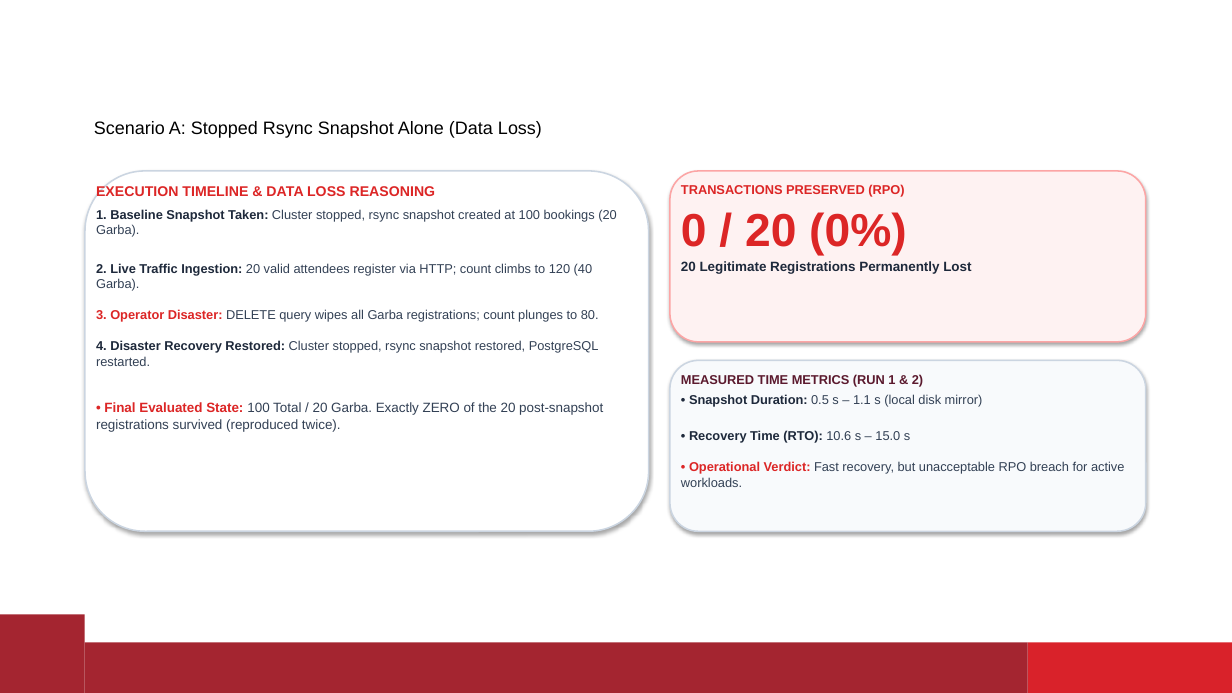
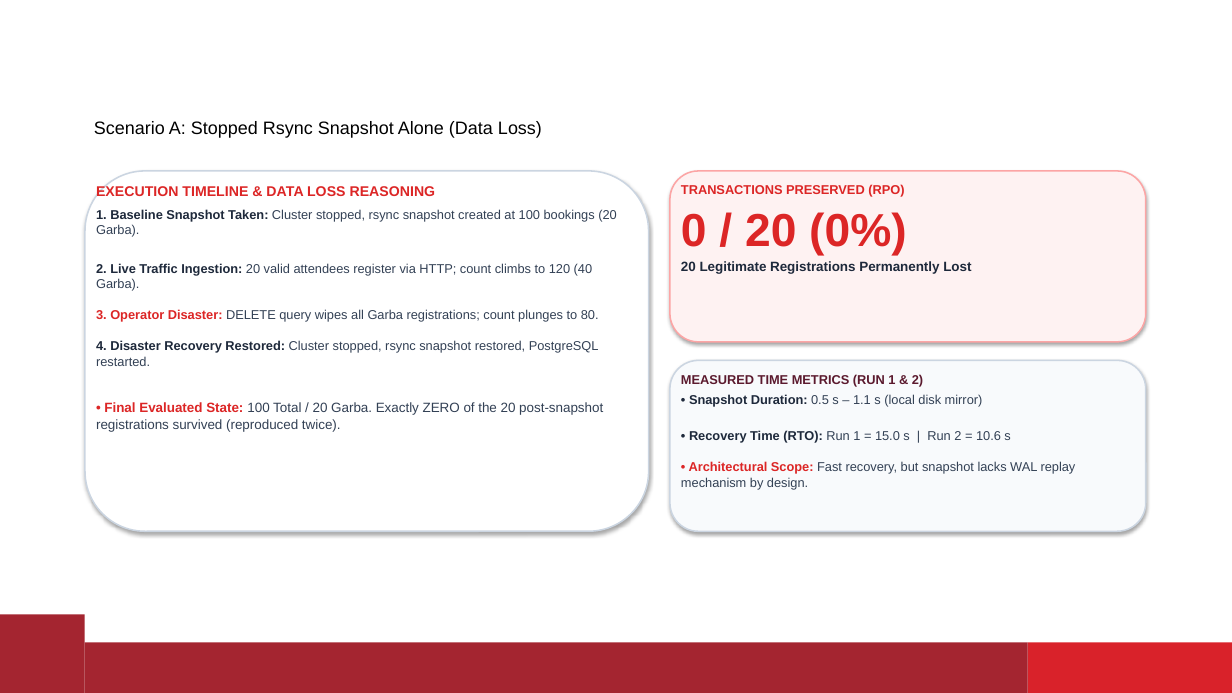
Before and after one commit to Aaryan-Sharma-5/devops_ia, a slide deck: slide 9 of docs/pgbackrest_ia_presentation.pptx. Drawn at 1232x693 pixels with LibreOffice and Linux fonts; fonts in the diff are those of the drawing; background and template pictures are left out. Boxes give left, top, right and bottom in pixels: in the first picture for what was removed or moved away, otherwise in the second. Text is boxed around its words. In the diff, an @@ line names an element or a change of style, - is before the commit and + after.

Commit message:
fix: address critical pre-submission review corrections for RPO claims, storage separation, and recovery guard assertions

```diff
--- a/docs/pgbackrest_ia_presentation.pptx
+++ b/docs/pgbackrest_ia_presentation.pptx
@@ text at [681, 430, 1076, 489]: text changed @@
-• Recovery Time (RTO): 10.6 s – 15.0 s
-• Operational Verdict: Fast recovery, but unacceptable RPO breach for active workloads.
+• Recovery Time (RTO): Run 1 = 15.0 s | Run 2 = 10.6 s
+• Architectural Scope: Fast recovery, but snapshot lacks WAL replay mechanism by design.
```
Also in this commit, not shown: 8 other slides changed, 16 other files.
